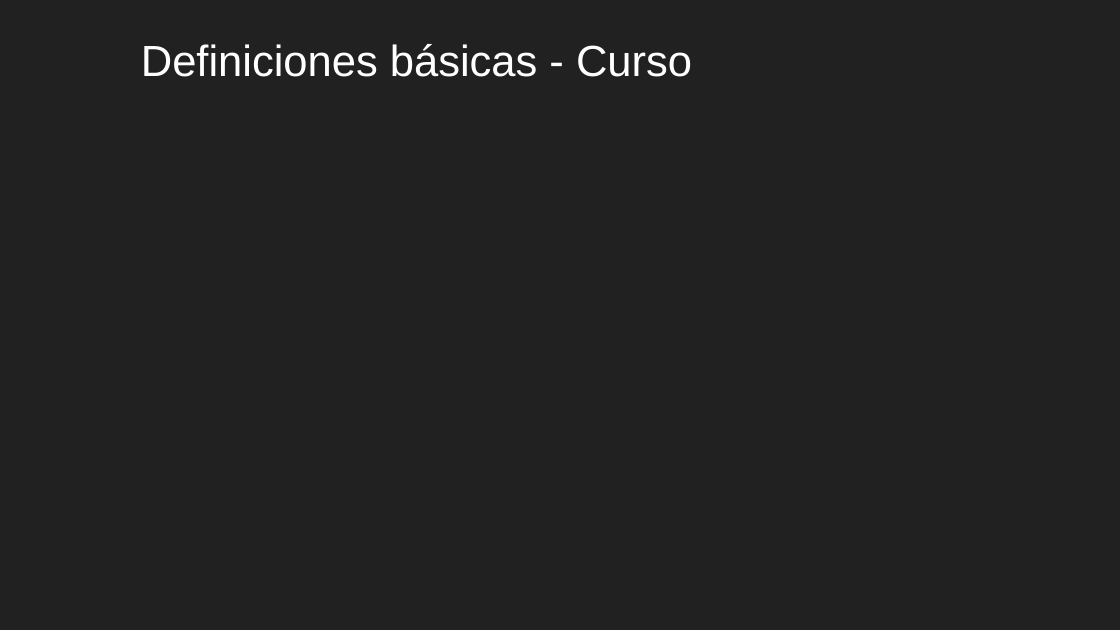
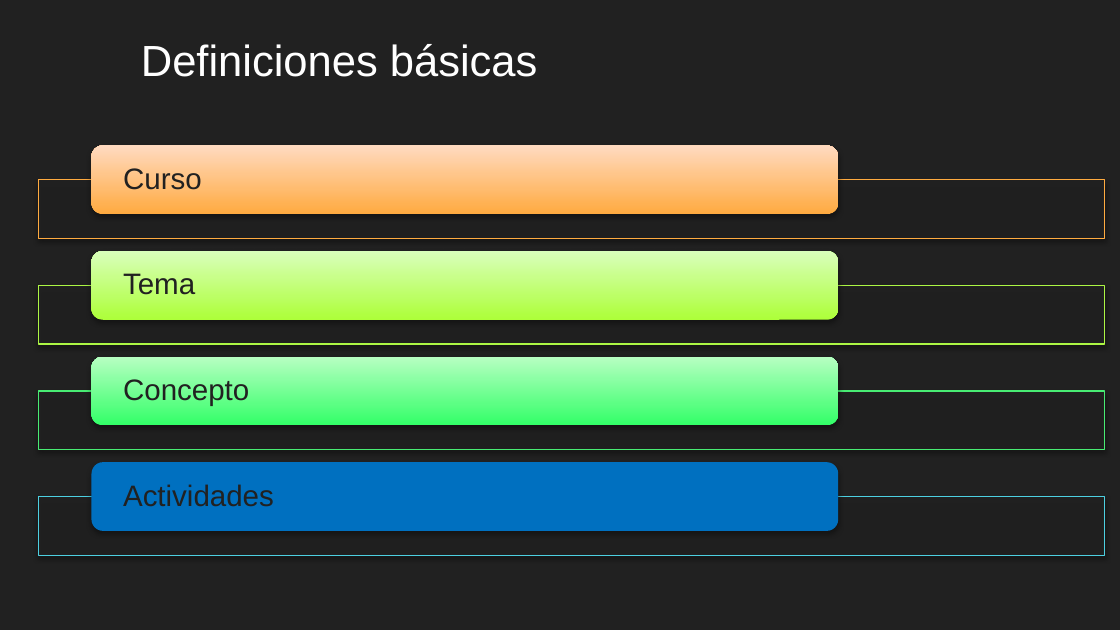
Before and after one commit to safabox/SAFE, a slide deck: slide 11 of trunk/docs/Entregables/Presentacion Final/SAFE presentacion final.pptx (slide 10 before the commit). Drawn at 1120x630 pixels with LibreOffice and Linux fonts; fonts in the diff are those of the drawing; background and template pictures are left out. Boxes give left, top, right and bottom in pixels: in the first picture for what was removed or moved away, otherwise in the second. Text is boxed around its words. In the diff, an @@ line names an element or a change of style, - is before the commit and + after.

```diff
--- a/trunk/docs/Entregables/Presentacion Final/SAFE presentacion final.pptx
+++ b/trunk/docs/Entregables/Presentacion Final/SAFE presentacion final.pptx
@@ title at [141, 44, 538, 77]: text changed @@
-Definiciones básicas - Curso
+Definiciones básicas
@@ group added at [38, 146, 1104, 554]: 4 rectangles, 4 rounded rectangles, 4 texts @@
+Curso
+Tema
+Concepto
+Actividades
```
Also in this commit, not shown: 6 other slides changed, 1 slide added, 1 other file.
